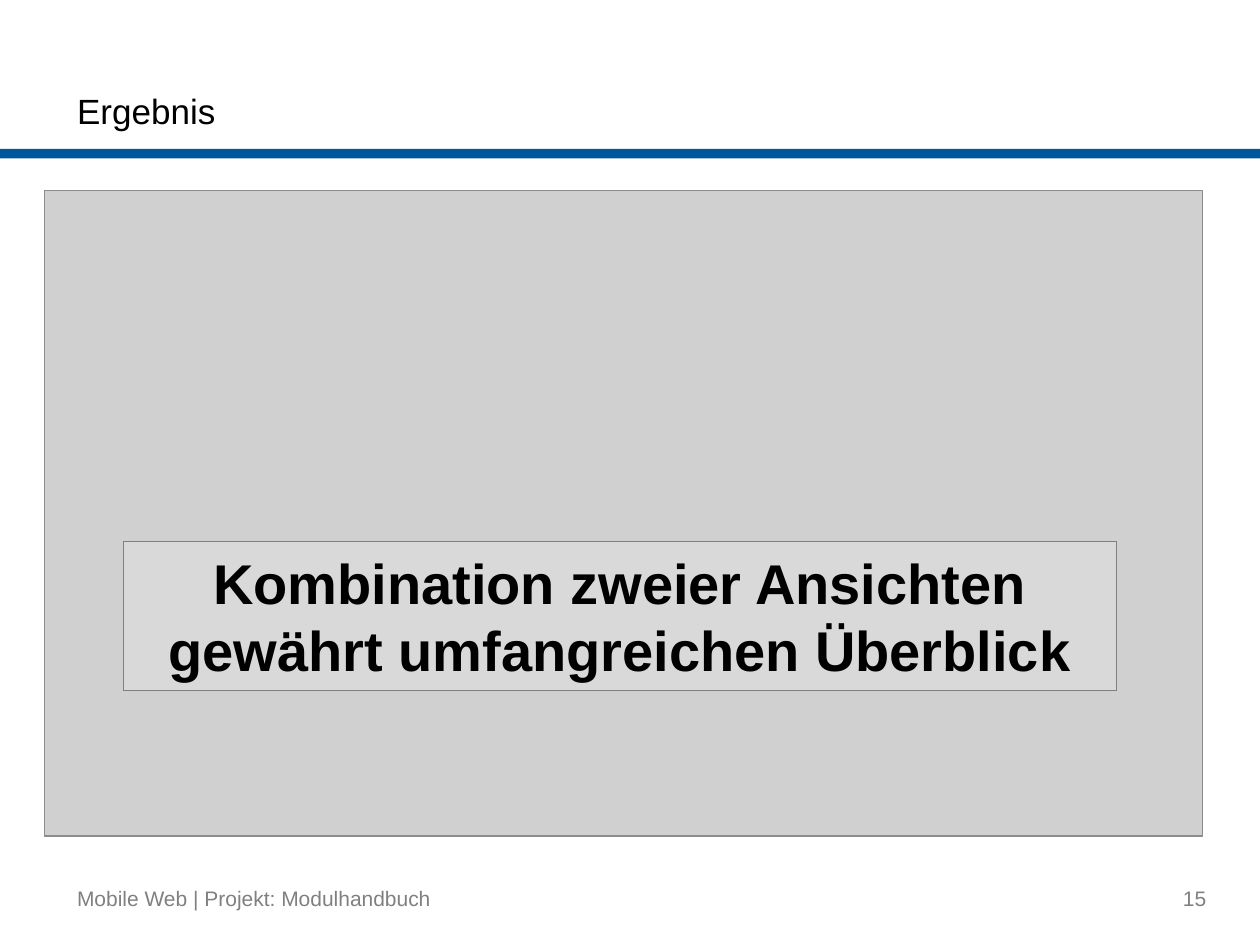
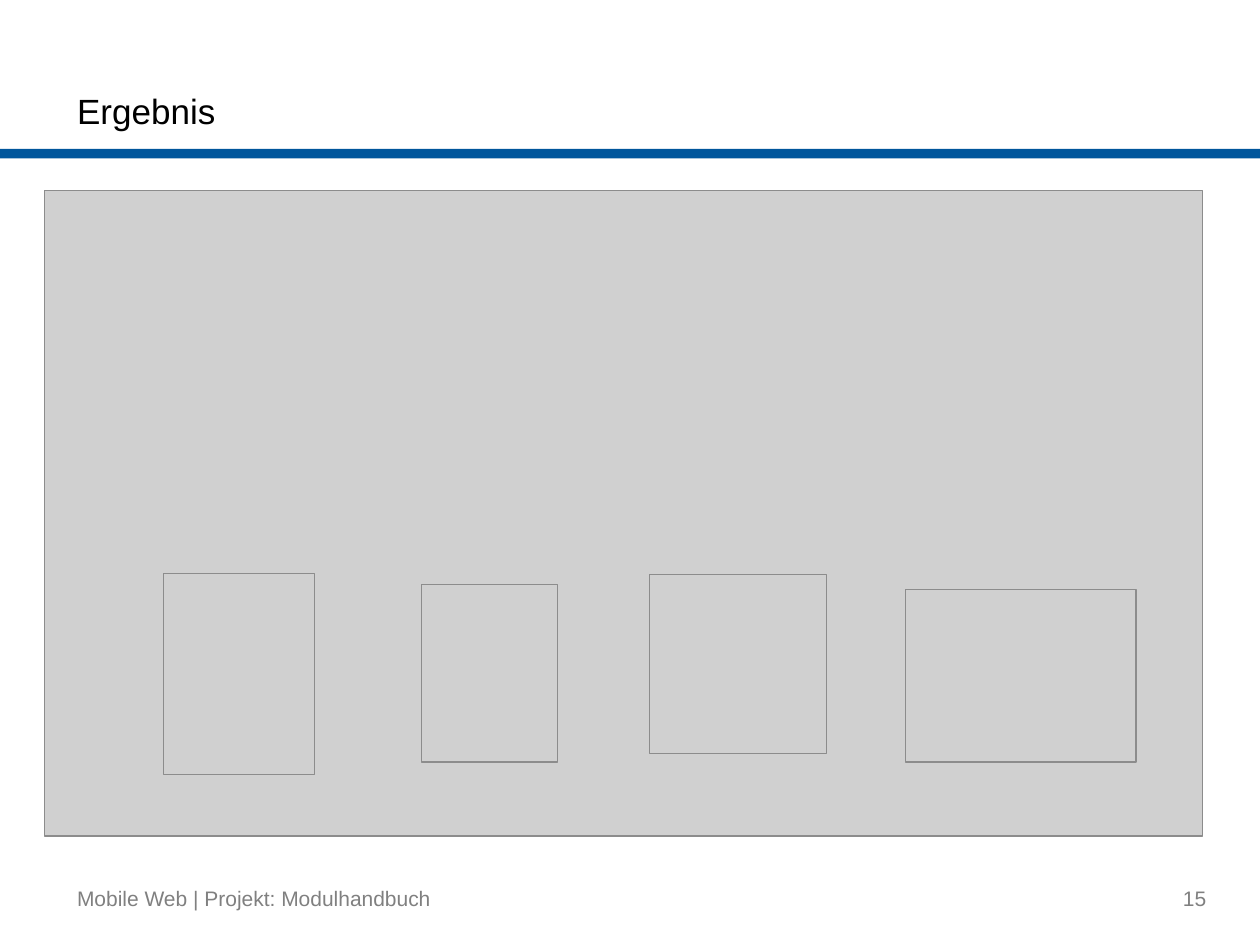
Before and after one commit to buk/mobile-web-modulhandbuch, a slide deck: slide 15 of presentation/2015-07-09_Mobile-Web_Gruppe-Modulhandbuch.pptx. Drawn at 1260x945 pixels with LibreOffice and Linux fonts; fonts in the diff are those of the drawing; grey boxes stand for pictures; background and template pictures are left out. Boxes give left, top, right and bottom in pixels: in the first picture for what was removed or moved away, otherwise in the second. Text is boxed around its words. In the diff, an @@ line names an element or a change of style, - is before the commit and + after.

Commit message:
Optimization (images)

```diff
--- a/presentation/2015-07-09_Mobile-Web_Gruppe-Modulhandbuch.pptx
+++ b/presentation/2015-07-09_Mobile-Web_Gruppe-Modulhandbuch.pptx
@@ rectangle removed at (123,542,1115,690) @@
-Kombination zweier Ansichten gewährt umfangreichen Überblick
@@ picture added at (164,573,315,775) @@
@@ picture added at (422,585,558,762) @@
@@ picture added at (650,575,828,753) @@
@@ picture added at (906,590,1137,762) @@
```
Also in this commit, not shown: 5 other slides changed.
